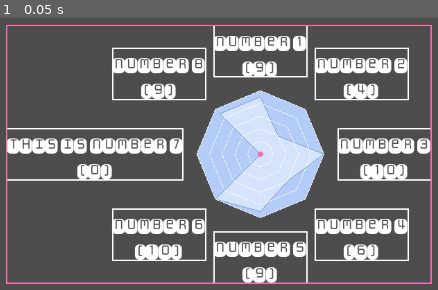
Above: before the commit, frame 1.
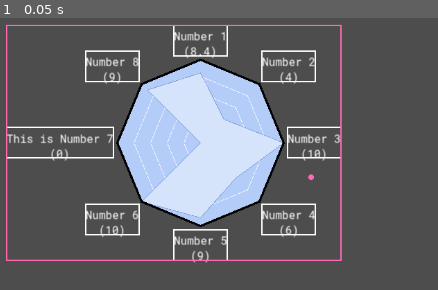
Above: after the commit, the same moment.

Repository: TheLsbt/godot_radar_graph
Game: Godot game, scene res://src/debug.tscn
The game is run twice, just before and just after one commit, with the same random seed, the same clock (stepped at 60 frames per second) and the same inputs. The project has no main scene, so this scene is started directly.
Inputs:
- Up to frame 1 (0.05 s): no input

The runs differ from the first frame. In frame 1, 39% of the frame differs, in the area x 1-99%, y 2-98%.
Error after the commit: Cannot call method 'get_multiline_string_size' on a null value. (res://src/radar_graph.gd:288)

Commit message:
Docs and stuff

Diff:
--- a/src/debug.tscn
+++ b/src/debug.tscn
@@ -2,7 +2,7 @@
 
 [ext_resource type="Script" path="res://src/debug.gd" id="1_a3brh"]
 [ext_resource type="Script" path="res://src/radar_graph.gd" id="2_k8q7i"]
-[ext_resource type="FontFile" uid="uid://cgkquiaolun8f" path="res://Monofett-Regular.ttf" id="3_qa33r"]
+[ext_resource type="FontFile" uid="uid://botqsldqnqjxn" path="res://RobotoMono-VariableFont_wght.ttf" id="3_kfrwk"]
 
 [node name="Debug" type="Node2D"]
 position = Vector2(161, 132)
@@ -11,27 +11,17 @@
 [node name="RadarGraph" type="Control" parent="."]
 layout_mode = 3
 anchors_preset = 0
-offset_right = 438.6
-offset_bottom = 295.6
+offset_right = 481.98
+offset_bottom = 338.98
 script = ExtResource("2_k8q7i")
-max_value = 10.0
-step = 0.2
-rounded = true
-font = ExtResource("3_qa33r")
-font_size = 32
-title_seperation = 20.0
-background_color = Color(0.705058, 0.802439, 0.972596, 1)
-graph_color = Color(0.8394, 0.89315, 0.984997, 1)
-graph_outline_color = Color(0.47168, 0.610492, 0.838542, 1)
-graph_outline_width = 1.0
 key_count = 8
-radius = 91.79
+radius = 120.0
 key_items = Array[Dictionary]([{
 "title": "Number 1
 ({value})",
 "tooltip": "tooltip 1",
 "use_custom_color": false,
-"value": 9.0
+"value": 8.4
 }, {
 "title": "Number 2
 ({value})",
@@ -75,50 +65,52 @@
 "use_custom_color": false,
 "value": 9.0
 }])
+max_value = 10.0
+step = 0.2
+font = ExtResource("3_kfrwk")
+title_seperation = 5.49
+background_color = Color(0.705058, 0.802439, 0.972596, 1)
+background_outline_width = 3.2
+graph_color = Color(0.8394, 0.89315, 0.984997, 1)
+graph_outline_color = Color(0.47168, 0.610492, 0.838542, 1)
+graph_outline_width = 0.8
 show_guides = true
 guide_color = Color(1, 1, 1, 1)
+guide_width = 0.7
 guide_step = 2.0
-guide_width = 0.7
-items/key_0/value = 9.0
+draw_order = PackedStringArray("background", "guides", "graph", "graph_outline", "titles", "background_outline")
+items/key_0/value = 8.4
 items/key_0/title = "Number 1
 ({value})"
 items/key_0/tooltip = "tooltip 1"
-items/key_0/use_custom_color = false
 items/key_1/value = 4.0
 items/key_1/title = "Number 2
 ({value})"
 items/key_1/tooltip = ""
-items/key_1/use_custom_color = false
 items/key_2/value = 10.0
 items/key_2/title = "Number 3
 ({value})"
 items/key_2/tooltip = ""
-items/key_2/use_custom_color = false
 items/key_3/value = 6.0
 items/key_3/title = "Number 4
 ({value})"
 items/key_3/tooltip = ""
-items/key_3/use_custom_color = false
 items/key_4/value = 9.0
 items/key_4/title = "Number 5
 ({value})"
 items/key_4/tooltip = ""
-items/key_4/use_custom_color = false
 items/key_5/value = 10.0
 items/key_5/title = "Number 6
 ({value})"
 items/key_5/tooltip = ""
-items/key_5/use_custom_color = false
 items/key_6/value = 0.0
 items/key_6/title = "This is Number 7
 ({value})"
 items/key_6/tooltip = ""
-items/key_6/use_custom_color = false
 items/key_7/value = 9.0
 items/key_7/title = "Number 8
 ({value})"
 items/key_7/tooltip = ""
-items/key_7/use_custom_color = false
 
 [node name="SpinBox" type="SpinBox" parent="."]
 visible = false
--- a/src/radar_graph.gd
+++ b/src/radar_graph.gd
@@ -17,99 +17,155 @@
 
 # TODO: Github Guide
 
-enum Location {
-	UNKNOWN,
-	TOP_LEFT, TOP_CENTER, TOP_RIGHT,
-	CENTER_LEFT, CENTER_RIGHT,
-	BOTTOM_LEFT, BOTTOM_CENTER, BOTTOM_RIGHT
-	}
-
-@export_group("Range")
-@export var min_value := 0.0:
-	set(new_min_value):
-		min_value = new_min_value
-		if min_value > max_value:
-			max_value = min_value
-@export var max_value := 100.0:
-	set(new_max_value):
-		max_value = new_max_value
-		if min_value > max_value:
-			min_value = max_value
-@export var step: float = 0.0:
-	set(new_step):
-		step = snappedf(new_step, 0.02)
-@export var rounded: bool = false:
-	set(new_rounded):
-		rounded = new_rounded
-		queue_redraw()
-
-@export_group("Styling")
-@export_subgroup("Font")
-@export var font: Font:
-	set(v):
-		font = v
-		_cache()
-		queue_redraw()
-@export var font_size: int = 16:
-	set(v):
-		font_size = v
-		_cache()
-		queue_redraw()
-@export var title_seperation: float = 8:
-	set(v):
-		title_seperation = v
-		_cache()
-		queue_redraw()
-
-@export_subgroup("Graph")
-@export var background_color: Color
-@export var outline_color: Color
-@export var graph_color: Color
-@export var graph_outline_color: Color
-@export var graph_outline_width := 0.0
-
-@export_group("")
-@export_range(0, 1, 1, "or_greater") var key_count := 0:
-	set(new_key_count):
-		key_count = new_key_count
+enum TitleLocation { TOP_LEFT, TOP_CENTER, TOP_RIGHT, CENTER_LEFT, CENTER_RIGHT,
+	BOTTOM_LEFT, BOTTOM_CENTER, BOTTOM_RIGHT, UNKNOWN }
+
+const CleanDrawOrder: PackedStringArray = [
+	"background", "background_outline", "graph", "graph_outline", "guides", "titles"
+]
+
+## The abount of keys that will be displayed, also determines ammount of sides the graph will have.
+## [br]A graph can not have less than 3 keys.
+@export_range(3, 100, 1, "or_greater") var key_count := 3:
+	set(value):
+		key_count = value
 		key_items.resize(key_count)
 		notify_property_list_changed()
 		_cache()
 		queue_redraw()
-@export var radius: float = 0.0:
-	set(new_radius):
-		radius = new_radius
+## The radius of the graph
+@export var radius := 0.0:
+	set(value):
+		radius = value
 		_cache()
-		if (size - _get_minimum_size()).length_squared() > 0:
-			size = get_combined_minimum_size()
-		queue_redraw()
-
+		queue_redraw()
+## All information for the key items are stored here, use the [param set_item_] functions.
 @export_storage var key_items: Array[Dictionary] = []:
 	set(new_key_items):
 		key_items = new_key_items
 
-@export_group("Guide")
+@export_group("Range")
+# TODO: When min value or max value is changed also update item values (after a bit to stop editor lag)
+## Minimum value. Range is clamped if an items value is less than [member min_value].
+@export var min_value := 0.0:
+	set(value):
+		min_value = value
+		if min_value > max_value:
+			max_value = min_value
+		queue_redraw()
+## Maximum value. Range is clamped if an items value is greater than [member max_value].
+@export var max_value := 100.0:
+	set(value):
+		max_value = value
+		if max_value < min_value:
+			min_value = max_value
+		queue_redraw()
+# TODO: When step is changed update all the item values  (after a bit to stop editor lag)
+## If greater than 0, item_value will always be rounded to a multiple of this property's value.
+## If [member rounded] is also [code]true[/code], value will first be rounded to a multiple of
+## this property's value, then rounded to the nearest integer.
+@export var step: float = 0.0:
+	set(value):
+		step = snappedf(value, 0.02)
+		queue_redraw()
+# TODO: When rounded is changed update all the item values  (after a bit to stop editor lag)
+## If [code]true[/code], value will always be rounded to the nearest integer.
+@export var rounded: bool = false:
+	set(value):
+		rounded = value
+		queue_redraw()
+
+@export_group("Display")
+@export_subgroup("Font")
+## The font that is displayed for each title.
+@export var font: Font:
+	set(value):
+		font = value
+		_cache()
+		queue_redraw()
+## The font size of each title.
+@export var font_size: int = 16:
+	set(value):
+		font_size = value
+		_cache()
+		queue_redraw()
+## Scales the distance from the center of the graph, can be negative to decrese the distance.
+@export var title_seperation: float = 8:
+	set(value):
+		title_seperation = value
+		_cache()
+		queue_redraw()
+
+@export_subgroup("Graph")
+## The color of the background (the full polygon).
+@export var background_color: Color:
+	set(value):
+		background_color = value
+		queue_redraw()
+## The color of the outline that surrounds the background. See [member background_color] for more.
+@export var background_outline_color: Color:
+	set(value):
+		background_outline_color = value
+		queue_redraw()
+## The width of the outline that surrounds the background. See [member background_outline_color]
+## for more.
+@export var background_outline_width := 0.0:
+	set(value):
+		background_outline_width = value
+		queue_redraw()
+## The color of the graph (the polygon that indicates the value of each item).
+@export var graph_color: Color:
+	set(value):
+		graph_color = value
+		queue_redraw()
+## The color of the outline that surrounds the graph. See [member graph_color] for more.
+@export var graph_outline_color: Color:
+	set(value):
+		graph_outline_color = value
+		queue_redraw()
+## The width of the outline that surrounds the graph. See [member graph_outline_color] for more.
+@export var graph_outline_width := 0.0:
+	set(value):
+		graph_outline_width = value
+		queue_redraw()
+
+@export_subgroup("Guide")
+## Determines the visibility of the guides. See [member guide_step] for more.
 @export var show_guides := false:
 	set(value):
 		show_guides = value
 		queue_redraw()
-@export var guide_color: Color
-## If [member show_guides] is true and [member guide_step] if greater than 0, shows the guide step
-## every [member guide_step] units. Use [member guide_color] to customize the guide.
-@export var guide_step := 0.0:
+## The color of the guides.
+@export var guide_color: Color:
+	set(value):
+		guide_color = value
+		queue_redraw()
+## The width of the guides.
+@export var guide_width := 1.0:
+	set(value):
+		guide_width = value
+		queue_redraw()
+## If [member show_guides] is true and [member guide_step] if [code]greater[/code] than 0,
+## shows the guide step every [member guide_step] units. Use [member guide_color] to
+## customize the guide.
+@export_range(0, 100, 1, "or_greater") var guide_step := 0.0:
 	set(value):
 		guide_step = value
 		queue_redraw()
 
-@export var guide_width := 1.0:
-	set(value):
-		guide_width = value
-		queue_redraw()
-@export_group("")
+@export_group("Display")
+## The draw order of the graph.
+@export var draw_order: PackedStringArray = CleanDrawOrder:
+	set(value):
+		draw_order = value
+		queue_redraw()
 
 var _encompassing_rect: Rect2
 var _title_rect_cache: Array[Rect2] = []
-var _render_shift := Vector2()
+var encompassing_offset := Vector2()
+var radius_v2: Vector2:
+	get:
+		return Vector2(radius, radius)
 
 
 const Merror = preload("res://src/merror.gd")
@@ -130,6 +186,8 @@
 		key_items[index]["value"] = clampf(roundf(snappedf(value, step)), min_value, max_value)
 	else:
 		key_items[index]["value"] = clampf(snappedf(value, step), min_value, max_value)
+	_cache()
+	queue_redraw()
 
 
 func get_item_value(index: int) -> float:
@@ -142,6 +200,8 @@
 	if Merror.boundsi(index, 0, key_items.size() - 1, "index"):
 		return
 	key_items[index]["title"] = title
+	_cache()
+	queue_redraw()
 
 
 func get_item_title(index: int) -> String:
@@ -160,12 +220,6 @@
 	if Merror.boundsi(index, 0, key_items.size() - 1, "index"):
 		return ""
 	return key_items[index].get_or_add("tooltip", "")
-
-
-
-
-func _get_shifted_center() -> Vector2:
-	return Vector2(radius, radius)
 
 
 func _init() -> void:
@@ -175,19 +229,20 @@
 func _get_tooltip(at_position: Vector2) -> String:
 	for index in range(key_count):
 		var rect := _title_rect_cache[index]
-		if rect.has_point(at_position - _render_shift):
+		if rect.has_point(at_position - encompassing_offset):
 			return get_item_tooltip(index)
 	return ""
 
 
 func _notification(what: int) -> void:
 	if what == NOTIFICATION_DRAW:
-		draw_set_transform(_render_shift)
-		_draw_background()
-		_draw_graph()
-		_draw_graph_outline()
-		_draw_guides()
-		_draw_titles()
+		draw_set_transform(encompassing_offset)
+		for i in draw_order:
+			var method := &"_draw_%s" % i
+			if not has_method(method):
+				printerr("No draw method found for ", i)
+				continue
+			call(method)
 
 		# NOTE: Debug to view the title rect cache
 		for rect in _title_rect_cache:
@@ -195,7 +250,7 @@
 
 		draw_rect(_encompassing_rect, Color.HOT_PINK, false, 2)
 
-		draw_circle(_get_shifted_center(), 4, Color.HOT_PINK)
+		draw_circle(radius_v2 + encompassing_offset, 4, Color.HOT_PINK)
 
 
 func _get_minimum_size() -> Vector2:
@@ -209,14 +264,20 @@
 	_encompassing_rect = Rect2()
 	for rect in _title_rect_cache:
 		_encompassing_rect = _encompassing_rect.merge(rect)
-	_render_shift = position - _encompassing_rect.position
-
+
+	_update_size()
+	encompassing_offset = position - _encompassing_rect.position
+
+
+func _update_size() -> void:
 	update_minimum_size()
+
+	if (size - get_combined_minimum_size()).length_squared() > 0:
+		size = get_combined_minimum_size()
 
 
 func _update_title_rect_cache() -> void:
 	_title_rect_cache.clear()
-	var center := _get_shifted_center()
 
 	for index in range(key_count):
 		# Get the subsitute variables
@@ -229,7 +290,7 @@
 			title.get_slice("\n", 0), HORIZONTAL_ALIGNMENT_CENTER, title_size.x, font_size)
 
 		var point_pos := _get_polygon_point(index)
-		var direction := center.direction_to(point_pos)
+		var direction := radius_v2.direction_to(point_pos)
 
 		var font_pos := point_pos + Vector2(title_seperation, title_seperation) * direction
 
@@ -237,27 +298,25 @@
 
 		var location := _get_point_as_location(point_pos)
 		match location:
-			Location.TOP_LEFT:
+			TitleLocation.TOP_LEFT:
 				font_offset = Vector2(-title_size.x, -first_line_size.y)
-			Location.TOP_CENTER:
+			TitleLocation.TOP_CENTER:
 				font_offset = Vector2(-title_size.x / 2, -first_line_size.y)
-			Location.TOP_RIGHT:
+			TitleLocation.TOP_RIGHT:
 				font_offset = Vector2(0, -first_line_size.y)
-			Location.CENTER_LEFT:
+			TitleLocation.CENTER_LEFT:
 				font_offset = Vector2(-title_size.x, (-title_size.y * 0.5) + first_line_size.y)
-			Location.CENTER_RIGHT:
+			TitleLocation.CENTER_RIGHT:
 				font_offset = Vector2(0, (-title_size.y * 0.5) + first_line_size.y)
-			Location.BOTTOM_LEFT:
+			TitleLocation.BOTTOM_LEFT:
 				font_offset = Vector2(-title_size.x, first_line_size.y)
-			Location.BOTTOM_CENTER:
+			TitleLocation.BOTTOM_CENTER:
 				font_offset = Vector2(-title_size.x / 2, first_line_size.y)
-			Location.BOTTOM_RIGHT:
+			TitleLocation.BOTTOM_RIGHT:
 				font_offset = Vector2(0, first_line_size.y)
 
 		_title_rect_cache.append(
 			Rect2(font_pos + font_offset - Vector2(0, first_line_size.y), title_size))
-
-
 
 
 func _get_property_list() -> Array[Dictionary]:
@@ -278,15 +337,6 @@
 			"type": TYPE_STRING,
 			"hint": PROPERTY_HINT_MULTILINE_TEXT,
 		})
-		properties.append({
-			"name": "items/key_%d/use_custom_color" % i,
-			"type": TYPE_BOOL,
-		})
-		if key_items[i].get("use_custom_color", false):
-			properties.append({
-				"name": "items/key_%d/custom_color" % i,
-				"type": TYPE_COLOR,
-			})
 
 	return properties
 
@@ -297,15 +347,11 @@
 
 		match property.get_slice("/", 2):
 			"value":
-				return key_items[index].get_or_add("value", min_value)
-			"use_custom_color":
-				return key_items[index].get_or_add("use_custom_color", false)
-			"custom_color":
-				return key_items[index].get_or_add("custom_color", Color.BLACK)
+				return get_item_value(index)
 			"title":
-				return key_items[index].get_or_add("title", "")
+				return get_item_title(index)
 			"tooltip":
-				return key_items[index].get_or_add("tooltip", "")
+				return get_item_tooltip(index)
 	return
 
 
@@ -316,25 +362,12 @@
 		match property.get_slice("/", 2):
 			"value":
 				set_item_value(index, value)
-				_cache()
-				queue_redraw()
-				return true
-			"use_custom_color":
-				key_items[index]["use_custom_color"] = value
-				notify_property_list_changed()
-				queue_redraw()
-				return true
-			"custom_color":
-				key_items[index]["custom_color"] = value
-				queue_redraw()
 				return true
 			"title":
-				key_items[index]["title"] = value
-				_cache()
-				queue_redraw()
+				set_item_title(index, value)
 				return true
 			"tooltip":
-				key_items[index]["tooltip"] = value
+				set_item_tooltip(index, value)
 				return true
 	return false
 
@@ -343,15 +376,12 @@
 	if property.begins_with("items/key_"):
 		var index := property.get_slice("_", 1).to_int()
 
-		if property == &"items/key_%d/value" % index and get(property) != 0:
+		var key := property.get_slice("/", 2)
+		if key == "value" and get(property) != 0:
 			return true
-		elif property == &"items/key_%d/title" % index and get(property).length() > 0:
+		elif key == "title" and get(property).length() > 0:
 			return true
-		elif property == &"items/key_%d/use_custom_color" % index and get(property):
-			return true
-		elif property == &"items/key_%d/custom_color" % index and get(property) != Color.BLACK:
-			return true
-		elif property == &"items/key_%d/tooltip" % index and get(property).length() > 0:
+		elif key == "tooltip" and get(property):
 			return true
 	return false
 
@@ -360,41 +390,24 @@
 	if property.begins_with("items/key_"):
 		var index := property.get_slice("_", 1).to_int()
 
-		if property == &"items/key_%d/value" % index:
-			return 0
-		elif property == &"items/key_%d/title" % index:
-			return ""
-		elif property == &"items/key_%d/use_custom_color" % index:
-			return false
-		elif property == &"items/key_%d/custom_color" % index:
-			return Color.BLACK
-		elif property == &"items/key_%d/tooltip" % index:
-			return ""
-
+		var key := property.get_slice("/", 2)
+		match key:
+			"value":
+				return 0
+			"title":
+				return ""
+			"tooltip":
+				return ""
 	return false
 
 
-func _get_custom_colors() -> PackedColorArray:
-	var colors := PackedColorArray()
-	for index in range(key_count):
-		if get(&"items/key_%d/use_custom_color" % index):
-			colors.append(get(&"items/key_%d/custom_color" % index))
-		else:
-			colors.append(graph_color)
-	return colors
-
-
-# Drawing
-
 
 func _get_polygon_point(index: int) -> Vector2:
-	var center := _get_shifted_center()
 	var angle := (PI * 2 * index / key_count) - PI * 0.5
-	return center + Vector2(cos(angle), sin(angle)) * radius
+	return radius_v2 + Vector2(cos(angle), sin(angle)) * radius_v2
 
 
 func _draw_background() -> void:
-	var center := _get_shifted_center()
 	var points := PackedVector2Array()
 	for i in range(key_count):
 		points.append(_get_polygon_point(i))
@@ -402,47 +415,58 @@
 	draw_polygon(points, [background_color])
 
 
+func _draw_background_outline() -> void:
+	if background_outline_width == 0 or background_outline_color.a == 0:
+		return
+
+	var points := PackedVector2Array()
+
+	for index in key_items.size():
+		points.append(_get_polygon_point(index))
+
+	points.append(points[0])
+
+	draw_polyline(points, background_outline_color, background_outline_width)
+
+
 func _draw_graph() -> void:
-	var center := _get_shifted_center()
 	var points := PackedVector2Array()
 
 	for index in key_items.size():
-		var value: float = get(&"items/key_%d/value" % index)
+		var value: float = get_item_value(index)
 		var target := _get_polygon_point(index)
-		points.append(center.lerp(target, value / max_value))
-
-	draw_polygon(points, _get_custom_colors())
+		points.append(radius_v2.lerp(target, value / max_value))
+
+	draw_polygon(points, [graph_color])
 
 
 func _draw_graph_outline() -> void:
 	if graph_outline_width == 0 or graph_outline_color.a == 0:
 		return
 
-	var center := _get_shifted_center()
 	var points := PackedVector2Array()
 
 	for index in key_items.size():
-		var value: float = get(&"items/key_%d/value" % index)
+		var value: float = get_item_value(index)
 		var target := _get_polygon_point(index)
-		points.append(center.lerp(target, value / max_value))
+		points.append(radius_v2.lerp(target, value / max_value))
 
 	points.append(points[0])
 
-	draw_polyline(points, graph_outline_color)
+	draw_polyline(points, graph_outline_color, graph_outline_width)
 
 
 func _draw_guides() -> void:
 	if not show_guides or guide_step == 0:
 		return
 	var distance_covered := 0.0
-	var center := _get_shifted_center()
 
 	while distance_covered <= max_value:
-		var percent := distance_covered / max_value * radius
+		var p := distance_covered / max_value * radius
 		var points := PackedVector2Array()
 		for index in range(key_count):
 			var target_angle := (PI * 2 * index / key_count) - PI * 0.5
-			var target: Vector2 = center + Vector2(cos(target_angle), sin(target_angle)) * percent
+			var target: Vector2 = radius_v2 + Vector2(cos(target_angle), sin(target_angle)) * p
 			points.append(target)
 
 		points.append(points[0])
@@ -453,29 +477,28 @@
 		distance_covered += guide_step
 
 
-func _get_point_as_location(point: Vector2) -> Location:
-	var center := _get_shifted_center()
+func _get_point_as_location(point: Vector2) -> TitleLocation:
+	var center := radius_v2
 	if point.x < center.x and point.y < center.y:
-		return Location.TOP_LEFT
+		return TitleLocation.TOP_LEFT
 	elif point.x == center.x and point.y < center.y:
-		return Location.TOP_CENTER
+		return TitleLocation.TOP_CENTER
 	elif point.x > center.x and point.y < center.y:
-		return Location.TOP_RIGHT
+		return TitleLocation.TOP_RIGHT
 	elif point.x < center.x and point.y == center.y:
-		return Location.CENTER_LEFT
+		return TitleLocation.CENTER_LEFT
 	elif point.x > center.x and point.y == center.y:
-		return Location.CENTER_RIGHT
+		return TitleLocation.CENTER_RIGHT
 	elif point.x < center.x and point.y > center.y:
-		return Location.BOTTOM_LEFT
+		return TitleLocation.BOTTOM_LEFT
 	elif point.x == center.x and point.y > center.y:
-		return Location.BOTTOM_CENTER
+		return TitleLocation.BOTTOM_CENTER
 	elif point.x > center.x and point.y > center.y:
-		return Location.BOTTOM_RIGHT
-	return Location.UNKNOWN
+		return TitleLocation.BOTTOM_RIGHT
+	return TitleLocation.UNKNOWN
 
 
 func _draw_titles() -> void:
-	var center := _get_shifted_center()
 	for index in range(key_count):
 		var subsitutes := {
 			"value": get_item_value(index)
